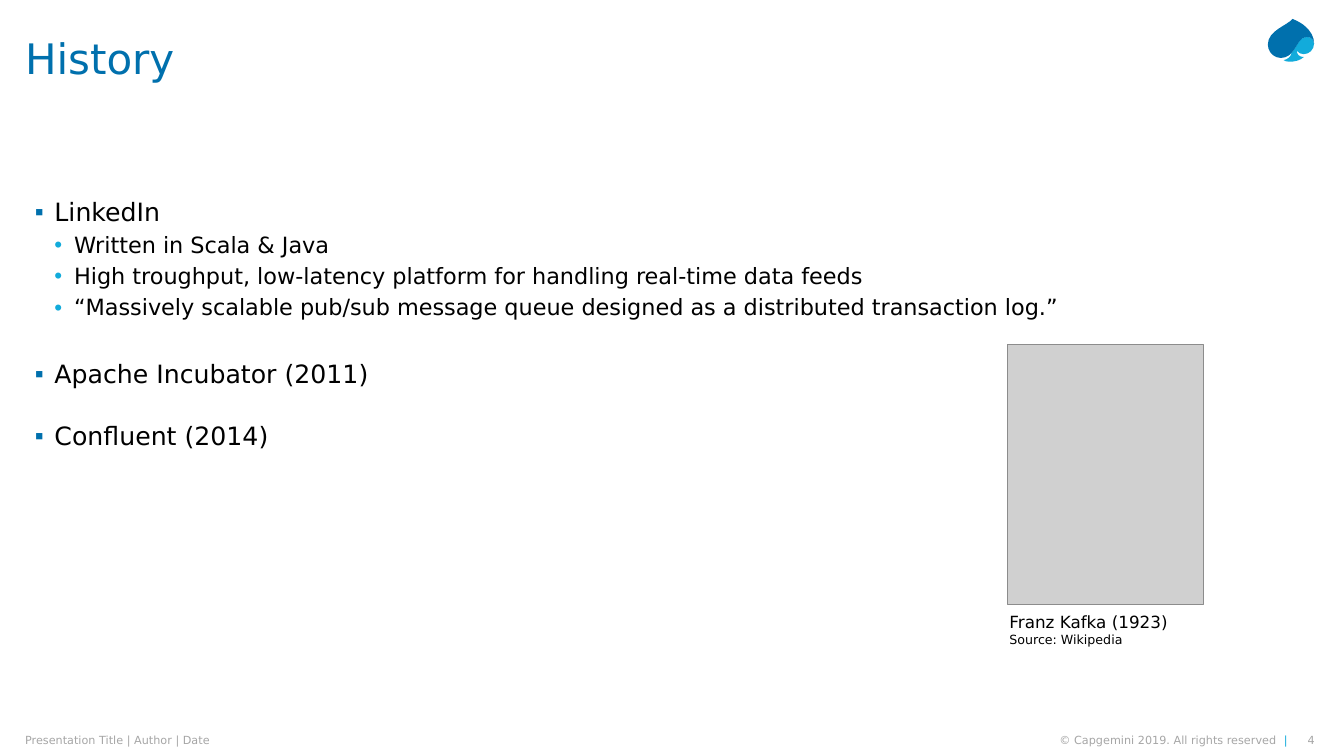
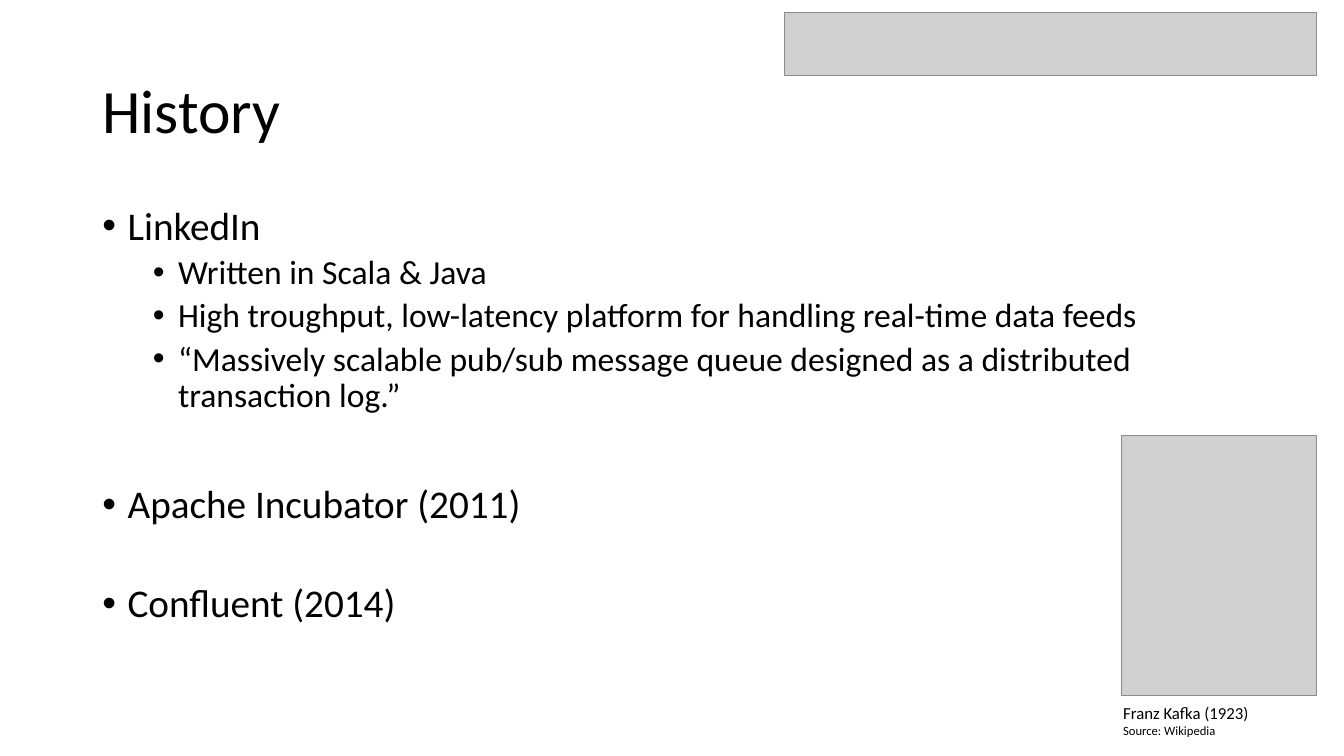
Before and after one commit to LarsMudde/kafka-wet, a slide deck: slide 4 of Kafka-WET.pptx. Drawn at 1344x756 pixels with LibreOffice and Linux fonts; fonts in the diff are those of the drawing; grey boxes stand for pictures. Boxes give left, top, right and bottom in pixels: in the first picture for what was removed or moved away, otherwise in the second. Text is boxed around its words. In the diff, an @@ line names an element or a change of style, - is before the commit and + after.

```diff
--- a/Kafka-WET.pptx
+++ b/Kafka-WET.pptx
@@ picture added at bbox=[784, 13, 1318, 77] @@
@@ freeform shape removed at bbox=[1268, 19, 1315, 58] @@
@@ title "History": place and size @@
-title "History" at bbox=[25, 42, 174, 83]
+title "History" at bbox=[102, 90, 280, 143]
@@ title "History" at bbox=[102, 90, 280, 143]: size 30 to 44 pt, font DejaVu Sans to Calibri, text colour #0070AD to #000000 @@
@@ freeform shape removed at bbox=[1284, 37, 1314, 63] @@
@@ text "LinkedIn": place and size @@
-text "LinkedIn" at bbox=[54, 202, 1058, 449]
+text "LinkedIn" at bbox=[128, 212, 1137, 623]
@@ text "LinkedIn" at bbox=[128, 212, 1137, 623]: size 18 to 28 pt in "LinkedIn", "Apache Incubator (2011)", "Confluent (2014)"; font DejaVu Sans to Calibri; size 16 to 24 pt in "Written in Scala & Java", "High troughput, low-latency platform for handling real-time ...", "“Massively scalable pub/sub message queue designed as ..."; bullet ▪ to •; list level 2 to 1 in "LinkedIn"; list level 3 to 2 in "Written in Scala & Java"; list level 3 to 2 in "High troughput, low-latency platform for ..."; list level 3 to 2 in "“Massively scalable pub/sub message queue ..."; list level 2 to 1 in "Apache Incubator (2011)"; list level 2 to 1 in "Confluent (2014)" @@
@@ picture: place and size @@
-picture at bbox=[1008, 345, 1204, 605]
+picture at bbox=[1122, 436, 1318, 696]
@@ text "Franz Kafka (1923) Source: Wikipedia": place and size @@
-text "Franz Kafka (1923) Source: Wikipedia" at bbox=[1009, 615, 1168, 647]
+text "Franz Kafka (1923) Source: Wikipedia" at bbox=[1123, 707, 1248, 737]
@@ text "Franz Kafka (1923) Source: Wikipedia" at bbox=[1123, 707, 1248, 737]: font DejaVu Sans to Calibri @@
@@ text removed at bbox=[25, 735, 210, 744] @@
-Presentation Title | Author | Date
@@ text removed at bbox=[1074, 735, 1276, 746] @@
-© Capgemini 2019. All rights reserved |
@@ page number removed at bbox=[1308, 736, 1315, 744] @@
-4
```
Also in this commit, not shown: 6 other slides changed, 16 slides added, 3 slides removed, 1 other file.
